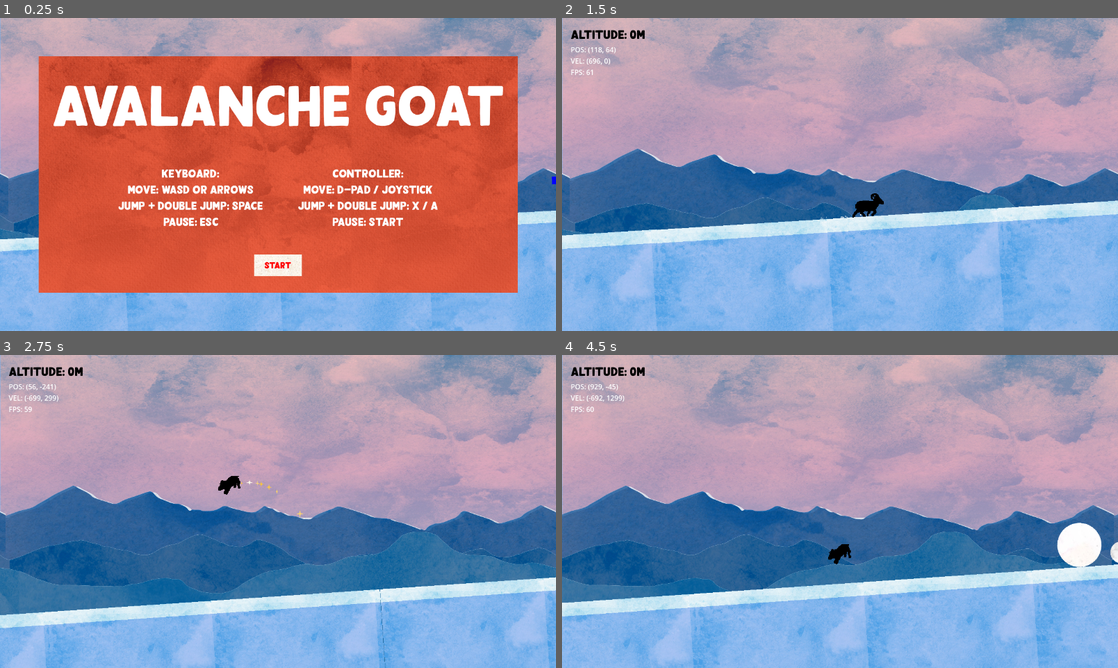
Above: before the commit, frames 1-4 (two rows, left to right).
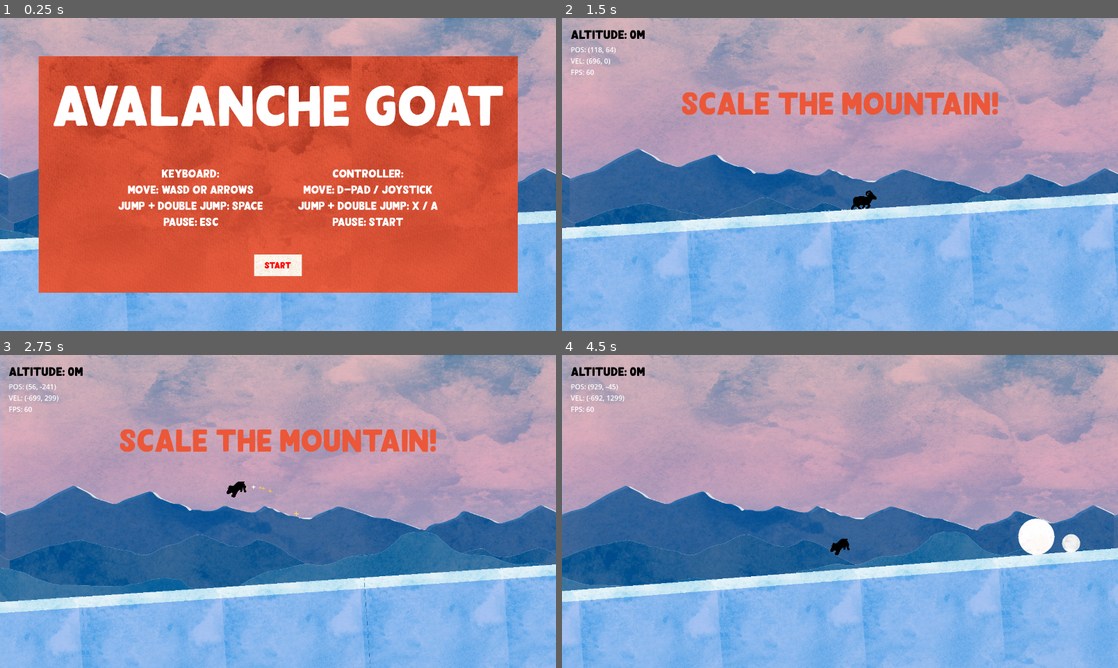
Above: after the commit, the same moments.

Repository: ashleyrevlett/avalanche
Game: Godot game, scene res://scene.tscn
Two runs of this game, one before a commit and one after it. Both use one fixed random seed, a clock stepped at 60 frames per second and the inputs below.
Inputs:
- Up to frame 1 (0.25 s): no input
- Up to frame 2 (1.5 s): click "Start" at 0.5 s; hold D (right) from 1.28 s (still down)
- Up to frame 3 (2.75 s): tap Space (jump) at 1.52, 2.27 s; release D (right) at 2.03 s; hold A (left) from 2.03 s (still down)
- Up to frame 4 (4.5 s): release A (left) at 2.78 s; hold D (right) 2.78-4.28 s; tap Space (jump) at 3.77 s; hold A (left) from 4.28 s (still down)

The runs differ from the first frame. In frame 1, less than 0.1% of the frame differs, in the area x 99-100%, y 50-54%; in frame 2, 16%; in frame 3, 17%; in frame 4, 17%, in the area x 0-100%, y 52-100%.

Commit message:
Add light sky, melt event timer

Diff:
--- a/scene.tscn
+++ b/scene.tscn
@@ -1,9 +1,10 @@
-[gd_scene load_steps=54 format=3 uid="uid://1i0se866c1tg"]
+[gd_scene load_steps=55 format=3 uid="uid://1i0se866c1tg"]
 
 [ext_resource type="Script" path="res://scripts/game.gd" id="1_8h2uv"]
 [ext_resource type="Script" path="res://scripts/character.gd" id="1_elf0q"]
 [ext_resource type="Texture2D" uid="uid://biayk0d0mn2eo" path="res://assets/background/sky.png" id="2_kuxdw"]
 [ext_resource type="Texture2D" uid="uid://cjn13yrassxte" path="res://assets/background/bg_3.png" id="3_hxg7i"]
+[ext_resource type="Texture2D" uid="uid://ccxxrb8tf0l3" path="res://assets/background/sky_light.png" id="3_jea1i"]
 [ext_resource type="Texture2D" uid="uid://dqvlgflen1qku" path="res://assets/background/bg_1.png" id="3_n0ldm"]
 [ext_resource type="Script" path="res://scripts/camera.gd" id="3_s3w6k"]
 [ext_resource type="Texture2D" uid="uid://deqp7ksnh5l6u" path="res://assets/background/bg_2.png" id="4_b0lmn"]
@@ -296,6 +297,13 @@
 texture = ExtResource("2_kuxdw")
 centered = false
 
+[node name="SkyLight" type="Sprite2D" parent="ParallaxBackground/SkyParallaxLayer"]
+unique_name_in_owner = true
+position = Vector2(0, -17)
+scale = Vector2(1, 0.618274)
+texture = ExtResource("3_jea1i")
+centered = false
+
 [node name="ParallaxLayer" type="ParallaxLayer" parent="ParallaxBackground"]
 motion_scale = Vector2(2.08165e-12, 2.08165e-12)
 
@@ -711,6 +719,28 @@
 custom_minimum_size = Vector2(2.08165e-12, 10)
 layout_mode = 2
 
+[node name="IntroUI" type="CanvasLayer" parent="."]
+
+[node name="IntroContainer" type="MarginContainer" parent="IntroUI"]
+unique_name_in_owner = true
+anchors_preset = 5
+anchor_left = 0.5
+anchor_right = 0.5
+offset_left = -366.5
+offset_top = -112.0
+offset_right = 366.5
+offset_bottom = -18.0
+grow_horizontal = 2
+size_flags_horizontal = 4
+
+[node name="Label" type="Label" parent="IntroUI/IntroContainer"]
+layout_mode = 2
+size_flags_horizontal = 4
+theme = ExtResource("14_dmtj7")
+theme_override_colors/font_color = Color(0.921569, 0.341176, 0.219608, 1)
+theme_override_font_sizes/font_size = 72
+text = "Scale the Mountain!"
+
 [node name="ScoreUI" type="CanvasLayer" parent="."]
 unique_name_in_owner = true
 visible = false
--- a/scripts/camera.gd
+++ b/scripts/camera.gd
@@ -10,8 +10,8 @@
 @export var zoom_speed = 4  # camera zoom lerp speed
 
 # zoom : bigger numbers == zoom closer in
-@export var min_zoom = 0.5  # camera won't zoom farther away than this
-@export var max_zoom = 0.8 #  camera won't zoom closer than this
+@export var min_zoom = 0.4  # camera won't zoom farther away than this
+@export var max_zoom = 0.65 #  camera won't zoom closer than this
 
 @export var margin = Vector2(400, 300)  # include some buffer area around targets
 
--- a/scripts/character.gd
+++ b/scripts/character.gd
@@ -32,6 +32,10 @@
 
 func _ready():
 	player_width = %CollisionShape2D.shape.get_rect().size.x
+	if Constants.DEBUG:
+		%PlayerPos.hide()
+	else:
+		%PlayerPos.show()
 
 
 func _update_animation():
@@ -131,10 +135,11 @@
 
 
 func _process(delta):
-	%PlayerPos.text = "POS: (%s, %s)" % [int(global_position.x), int(global_position.y)]
-	%PlayerPos.text += "\nVEL: (%s, %s)" % [int(velocity.x), int(velocity.y)]
-	#%PlayerPos.text += "\non_ground: %s" % on_ground
-	%PlayerPos.text += "\nFPS: %d" % int(Engine.get_frames_per_second())
+	if not Constants.DEBUG:
+		%PlayerPos.text = "POS: (%s, %s)" % [int(global_position.x), int(global_position.y)]
+		%PlayerPos.text += "\nVEL: (%s, %s)" % [int(velocity.x), int(velocity.y)]
+		#%PlayerPos.text += "\non_ground: %s" % on_ground
+		%PlayerPos.text += "\nFPS: %d" % int(Engine.get_frames_per_second())
 
 
 
--- a/scripts/constants.gd
+++ b/scripts/constants.gd
@@ -1,3 +1,4 @@
 extends Node
 
-var max_snowballs: int = 60
+const MAX_SNOWBALLS: int = 100
+const DEBUG = false
--- a/scripts/game.gd
+++ b/scripts/game.gd
@@ -11,6 +11,8 @@
 var state: State
 
 var melting: bool = false
+var max_time_between_melts = 45
+var time_elapsed_since_melt = 0
 
 
 # Called when the node enters the scene tree for the first time.
@@ -23,6 +25,8 @@
 	%QuitButton.button_up.connect(_restart_game)
 	%ResumeButton.button_up.connect(_unpause_game)
 	%Character.player_death.connect(_on_game_over)
+
+	%SkyLight.modulate.a = 0
 
 	load_high_score()
 	if high_score > 0:
@@ -38,6 +42,17 @@
 	get_tree().paused = false
 	%GameStartUI.hide()
 	%ScoreUI.show()
+
+	await get_tree().create_timer(0.2).timeout
+	var intro = %IntroContainer
+	intro.show()
+	var tween = create_tween()
+	tween.tween_property(intro, "position:y", 150, 0.5).set_trans(Tween.TRANS_BOUNCE).set_ease(Tween.EASE_OUT)
+	tween.tween_property(intro, "position:y", 150, 1.5)
+	tween.tween_property(intro, "modulate:a", 0, 0.3)
+	await tween.finished
+	intro.hide()
+
 
 
 func _pause_game():
@@ -80,10 +95,12 @@
 			_pause_game()
 
 		if not melting:
+			time_elapsed_since_melt += delta
 			var snowball_count = get_tree().get_nodes_in_group("snowball").size()
-			print("SNOWBALLS: ", snowball_count)
-			if snowball_count > Constants.max_snowballs:
+			if snowball_count > Constants.MAX_SNOWBALLS or time_elapsed_since_melt > max_time_between_melts:
 				melt_event()
+			if Constants.DEBUG:
+				print("SNOWBALLS: ", snowball_count)
 
 
 func save_high_score(score):
@@ -106,19 +123,22 @@
 
 
 func melt_event():
-	print("melt_event:", melting)
+	if Constants.DEBUG:
+		print("melt_event:", melting)
 	if melting == true:
 		return
 	melting = true
+	time_elapsed_since_melt = 0
 	var duration = 4.0
 	%Sun.appear(duration)
 	var tween = create_tween()
-	tween.tween_property(%Sky, "self_modulate", Color('ffcdad'), duration/4).set_ease(Tween.EASE_OUT)
-	tween.tween_property(%Sky, "self_modulate", Color('ffcdad'), duration/2)
-	tween.tween_property(%Sky, "self_modulate", Color('ffffff'), duration/4).set_ease(Tween.EASE_IN)
+	tween.tween_property(%SkyLight, "modulate:a", 1, duration/4).set_ease(Tween.EASE_OUT)
+	tween.tween_property(%SkyLight, "modulate:a", 1, duration/2)
+	tween.tween_property(%SkyLight, "modulate:a", 0, duration/4).set_ease(Tween.EASE_IN)
 	tween.connect("finished", stop_melting)
-	print("tweens ran")
+
 
 func stop_melting():
 	melting = false
-	print("stop melting!:", melting)
+	if Constants.DEBUG:
+		print("stop melting!:", melting)
--- a/scripts/snowball.gd
+++ b/scripts/snowball.gd
@@ -59,7 +59,6 @@
 			%Sprite2D.scale = Vector2(scale_factor, scale_factor)
 		else:
 			queue_free()
-			print("destroyed melted snowball")
 			return
 
 	# grow until target radius is reached
--- a/scripts/spawner.gd
+++ b/scripts/spawner.gd
@@ -9,6 +9,9 @@
 func _ready():
 	camera = get_tree().get_first_node_in_group("camera")
 
+	if Constants.DEBUG:
+		$Sprite2D.show()
+
 	# on each interval, spawn snowball
 	# emit speed gets faster the higher you go
 	var min_difficulty = 1
@@ -19,9 +22,9 @@
 	var difficulty_scale = abs(camera.camera_rect.position.y) / 1000
 	difficulty_scale = clampf(difficulty_scale, min_difficulty, max_difficulty)
 	var emit_speed = remap(difficulty_scale, min_difficulty, max_difficulty, max_emit_speed, min_emit_speed)
-	#print("emit_speed:", emit_speed, " // difficulty_scale:", difficulty_scale)
 	$EmitTimer.wait_time = emit_speed
 	$EmitTimer.timeout.connect(_spawn)
+	#print("emit_speed:", emit_speed, " // difficulty_scale:", difficulty_scale)
 
 	# stop spawning after random duration passes
 	# duration is longer the higher you go
@@ -29,6 +32,7 @@
 	var duration = randi_range(.2, .5)
 	$EndTimer.wait_time = duration * difficulty_scale
 	$EndTimer.timeout.connect(_on_end_timer_timeout)
+	#print("endtimer wait_time:", $EndTimer.wait_time)
 
 
 func _process(delta):
--- a/scripts/terrain.gd
+++ b/scripts/terrain.gd
@@ -41,7 +41,6 @@
 
 
 func _spawn_ground():
-	print("spawning ground")
 	var instance = ground_scene.instantiate()
 	if (ground_objects.size() == 0):
 		ground_width = instance.width
@@ -100,6 +99,5 @@
 						has_snowballs = true
 						break
 				if not has_snowballs:
-					print("Destroying spawner")
 					spawner_objects.erase(s)
 					s.queue_free()
--- a/spawner.tscn
+++ b/spawner.tscn
@@ -18,5 +18,6 @@
 one_shot = true
 
 [node name="Sprite2D" type="Sprite2D" parent="."]
+visible = false
 modulate = Color(0, 1, 1, 1)
 texture = SubResource("PlaceholderTexture2D_0nxr3")
Binary file added: assets/background/sky_light.png
Not shown, added: assets/background/sky_light.png.import
